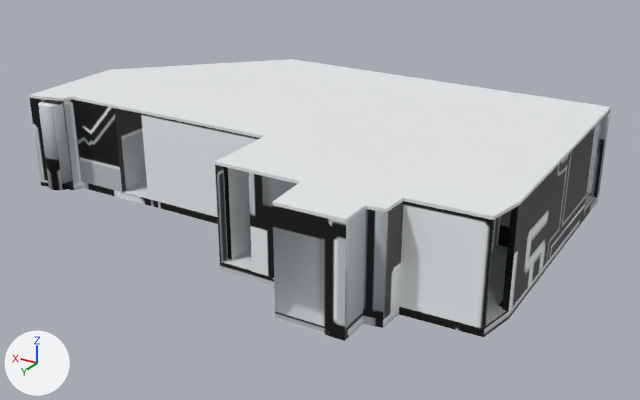
A saved change to the glTF model public/interior/dollhouse.glb.
Rendered twice from a 50 mm camera at (-7.1, 20.7, 14.9) aimed at (10.2, -8.2, 0.4). The lights are fixed; the arrows at lower left show +X, +Y and +Z. The picture after the commit comes second. Vertices at exactly the same position are counted once.

Script lines for the objects in view, before the commit:
```python
me_columns = bpy.data.meshes.new('columns')
me_columns.from_pydata(...)  # a 48-sided cylinder along z spanning x 2.2..3.3, y -14.9..-13.9, z 0.0..3.8; a 48-sided cylinder along z spanning x 10.9..11.9, y -14.9..-13.9, z 0.0..3.8; a 48-sided cylinder along z spanning x 15.3..16.3, y -14.9..-13.9, z 0.0..3.8; a 48-sided cylinder along z spanning x 20.8..21.8, y -9.5..-8.4, z 0.0..3.8; a 48-sided cylinder along z spanning x 20.8..21.8, y -5.0..-4.0, z 0.0..3.8
me_columns.materials.append(mat_dh_columns)  # picture img_dh_bake
me_floor = bpy.data.meshes.new('floor')
me_floor.from_pydata(...)  # 42 vertices, 80 faces; spans x 0.6..22.7, y -15.7..-0.3, z -0.3..0.0
me_floor.materials.append(mat_dh_floor)  # picture img_dh_bake
me_glazing_facade = bpy.data.meshes.new('glazing_facade')
me_glazing_facade.from_pydata(...)  # 120 vertices, 180 faces; spans x 0.8..22.5, y -15.6..-5.1, z 0.0..3.8
me_glazing_facade.materials.append(mat_dh_glass_f)  # pale blue #cee2eb
me_walls = bpy.data.meshes.new('walls')
me_walls.from_pydata(...)  # 328 vertices, 628 faces; spans x 0.6..22.7, y -15.7..-0.3, z 0.0..3.8
me_walls.materials.append(mat_dh_walls)  # picture img_dh_bake
ob_columns = bpy.data.objects.new('columns', me_columns)
ob_columns.location = (0.0, 0.0, 0.0)
ob_floor = bpy.data.objects.new('floor', me_floor)
ob_floor.location = (0.0, 0.0, 0.0)
ob_glazing_facade = bpy.data.objects.new('glazing_facade', me_glazing_facade)
ob_glazing_facade.location = (0.0, 0.0, 0.0)
ob_walls = bpy.data.objects.new('walls', me_walls)
ob_walls.location = (0.0, 0.0, 0.0)
# also in view: 'ceiling' at (11.6, -8.0, 3.9)
```
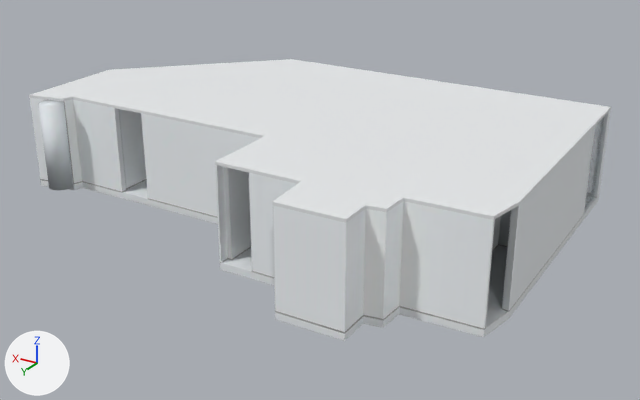
Where the change shows, as pixel boxes (x1, y1, x2, y2) in the pictures (640 x 400 px):
part 1 of me_columns, surface changed (lighter)
    both: (38, 100, 73, 190)
part 2 of me_floor, surface changed
    both: (40, 179, 599, 341)
part 3 of me_walls, surface changed (lighter)
    both: (30, 98, 610, 333)

The change, as a list of edits to the scene's bpy script:
```text
Change me_columns:
    where me_columns.from_pydata(...)  # 480 vertices, 940 faces; spans x 2.2..21.8, y -14.9..-4.0, z 0.0..3.8
    used by ob_columns; location = (0.0, 0.0, 0.0)
    me_columns part 1: texture (UV) coordinates of 894 of 940 faces, centred in x 2.2..21.8, y -14.9..-4.0, z 0.0..3.8, changed; they spanned u 0.02..0.99, v 0.1..0.99 and now span u 0.09..0.99, v 0.19..0.99
Change me_floor:
    where me_floor.from_pydata(...)  # 42 vertices, 80 faces; spans x 0.6..22.7, y -15.7..-0.3, z -0.3..0.0
    used by ob_floor; location = (0.0, 0.0, 0.0)
    me_floor part 2: texture (UV) coordinates of 71 of 80 faces, centred in x 0.6..22.7, y -15.7..-0.3, z -0.3..0.0, changed; they spanned u 0.01..0.93, v 0.02..0.98 and now span u 0.01..0.97, v 0.01..0.97
Change me_walls:
    where me_walls.from_pydata(...)  # 328 vertices, 628 faces; spans x 0.6..22.7, y -15.7..-0.3, z 0.0..3.8
    used by ob_walls; location = (0.0, 0.0, 0.0)
    me_walls part 3: 517 kept faces spanning x 0.6..22.7, y -15.7..-0.3, z 0.0..3.8 get new texture (UV) coordinates
```
